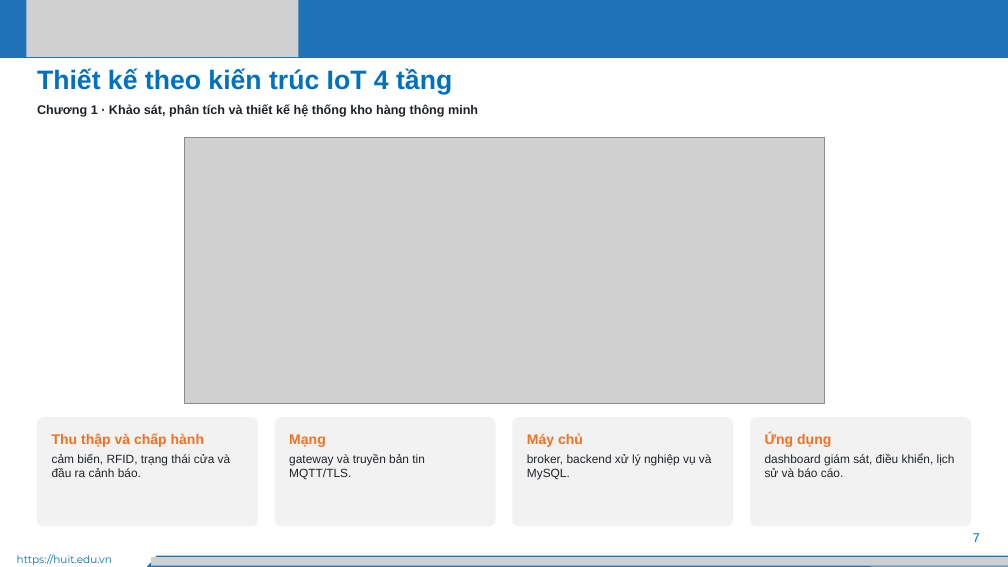
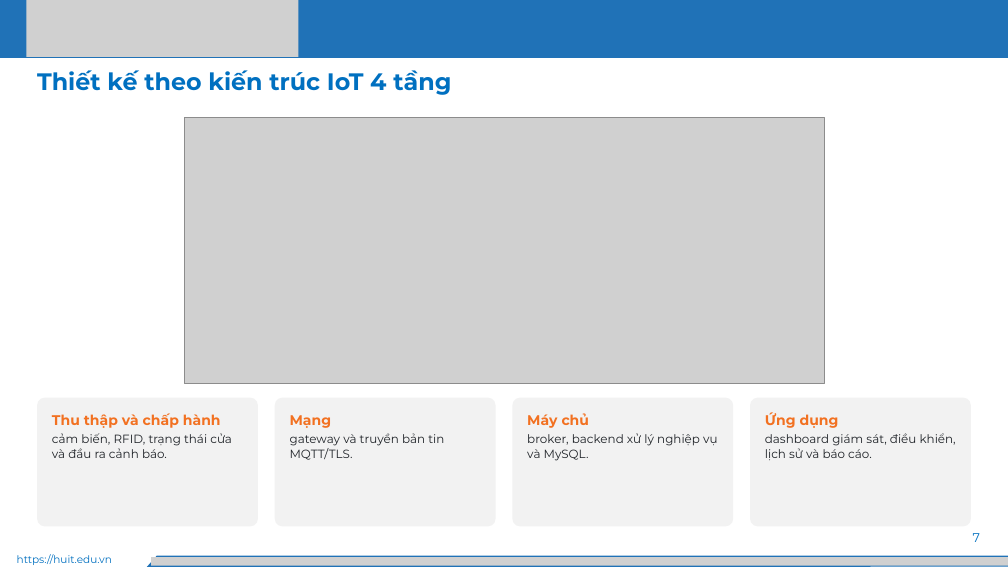
Before and after one commit to Huuloc123456/khoguard-iot, a slide deck: slide 7 of docs/slides/KhoGuard-thuyet-trinh.pptx. Drawn at 1008x567 pixels with LibreOffice and Linux fonts; fonts in the diff are those of the drawing; grey boxes stand for pictures. Boxes give left, top, right and bottom in pixels: in the first picture for what was removed or moved away, otherwise in the second. Text is boxed around its words. In the diff, an @@ line names an element or a change of style, - is before the commit and + after.

```diff
--- a/docs/slides/KhoGuard-thuyet-trinh.pptx
+++ b/docs/slides/KhoGuard-thuyet-trinh.pptx
@@ text "Thiết kế theo kiến trúc ..." at box(37, 70, 451, 95): size 38 to 34 pt, font Arial to Montserrat @@
@@ text removed at box(37, 104, 478, 117) @@
-Chương 1 · Khảo sát, phân tích và thiết kế hệ thống kho hàng thông minh
@@ picture: place and size @@
-picture at box(184, 137, 824, 403)
+picture at box(184, 117, 824, 384)
@@ rounded rectangle "Thu thập và chấp hành": place and size @@
-rounded rectangle "Thu thập và chấp hành" at box(37, 417, 258, 527)
+rounded rectangle "Thu thập và chấp hành" at box(37, 398, 258, 527)
@@ rounded rectangle "Mạng": place and size @@
-rounded rectangle "Mạng" at box(275, 417, 495, 527)
+rounded rectangle "Mạng" at box(275, 398, 495, 527)
@@ rounded rectangle "Máy chủ": place and size @@
-rounded rectangle "Máy chủ" at box(513, 417, 733, 527)
+rounded rectangle "Máy chủ" at box(513, 398, 733, 527)
@@ font Arial to Montserrat in 5 elements at box(973, 533, 980, 542), box(37, 398, 258, 527), box(275, 398, 495, 527), box(513, 398, 733, 527), box(750, 398, 971, 527) @@
@@ rounded rectangle "Ứng dụng": place and size @@
-rounded rectangle "Ứng dụng" at box(750, 417, 971, 527)
+rounded rectangle "Ứng dụng" at box(750, 398, 971, 527)
```
Also in this commit, not shown: 32 other slides changed, 7 other files.
